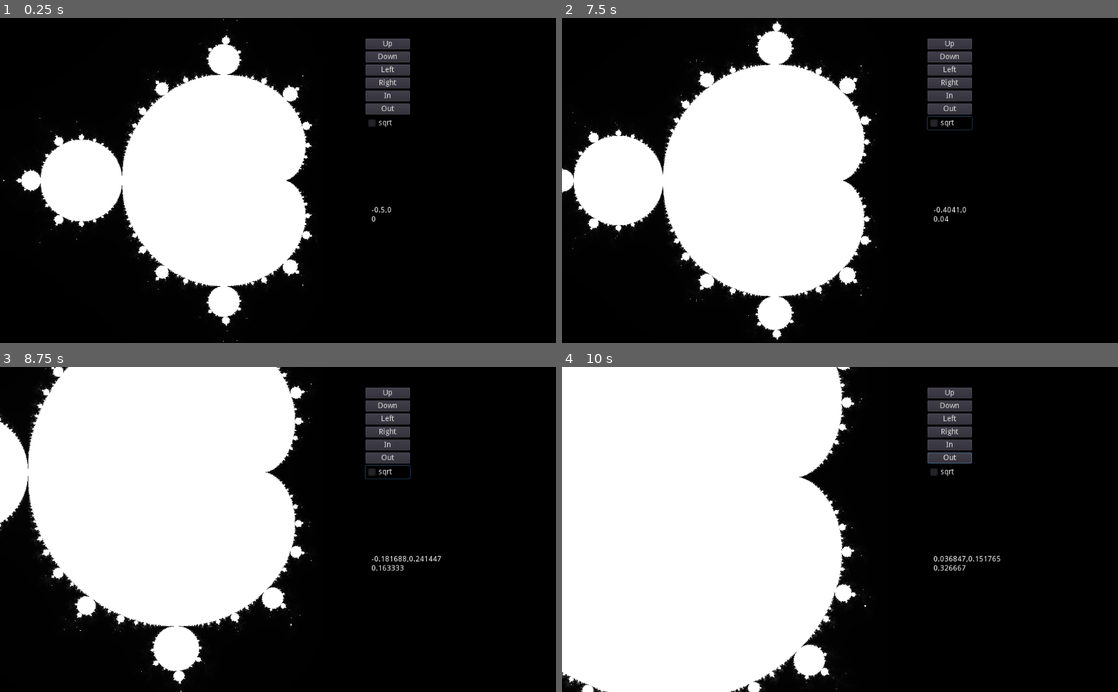
Above: before the commit, frames 1-4 (two rows, left to right).
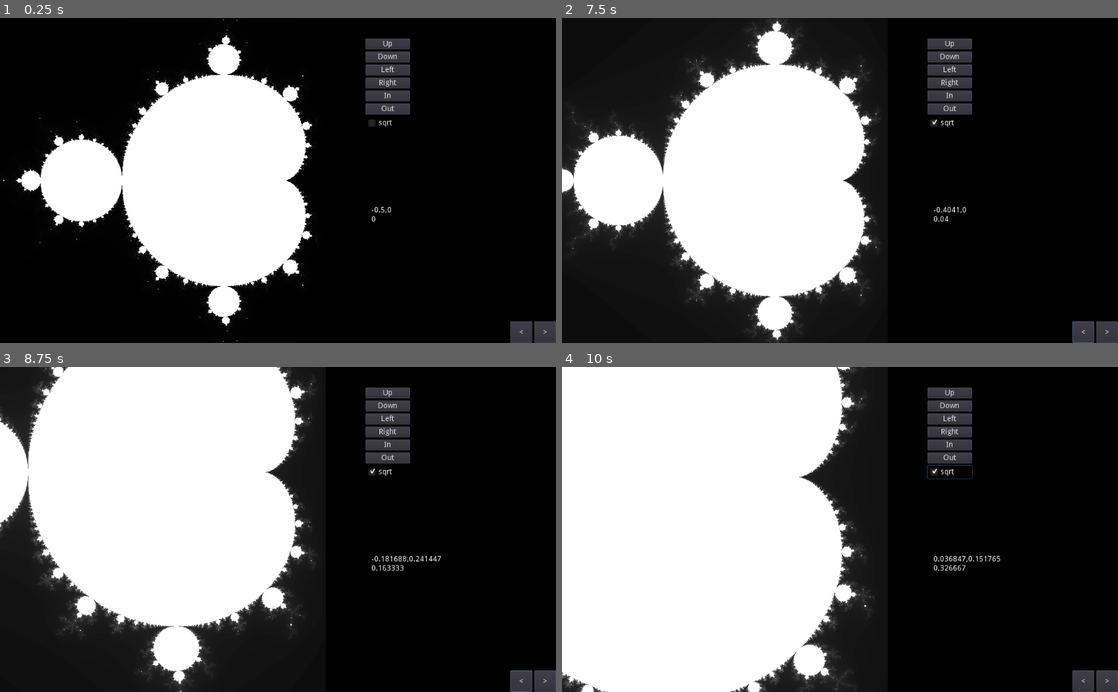
Above: after the commit, the same moments.

Repository: Castux/code-club
Game: Godot game, scene res://Root.tscn
Two runs of this game, one before a commit and one after it. Both use one fixed random seed, a clock stepped at 60 frames per second and the inputs below. Before the commit the project starts from res://Mandelbrot/Mandelbrot.tscn.
Inputs (mouse positions are in pixels of both pictures, inside the frame that each line leads up to):
- Up to frame 1 (0.25 s): no input
- Up to frame 2 (7.5 s): click (1084, 333) at 0.5 s, where only the run after the commit has a clickable "<"; click (1106, 333) at 1.25 s, where only the run after the commit has a clickable ">"; click "Up" at 2 s; click "Down" at 2.75 s; click "Left" at 3.5 s; click "Right" at 4.25 s; click "In" at 5 s; click "Out" at 5.75 s; click "sqrt" at 6.5 s; tap Enter at 7.25 s; hold Right from 7.28 s (still down); hold Q from 7.28 s (still down)
- Up to frame 3 (8.75 s): release Right at 8.03 s; release Q at 8.03 s; hold Down from 8.03 s (still down); tap Q at 8.1 s
- Up to frame 4 (10 s): release Down at 8.78 s; hold Right 8.78-9.53 s; hold Q 8.78-9.53 s; hold Up from 9.53 s (still down); tap Q at 9.6 s

The runs differ from the first frame. In frame 1, 0.5% of the frame differs, in the area x 91-100%, y 93-100%; in frame 2, 7.2%, in the area x 0-100%, y 0-100%; in frame 3, 6.5%; in frame 4, 4.0%.

Commit message:
Root scene changer

Diff:
--- /dev/null
+++ b/shadertoys/Root.gd
@@ -0,0 +1,28 @@
+extends Control
+
+export(Array, PackedScene) var scenes
+
+var currentIndex = 0
+
+# Called when the node enters the scene tree for the first time.
+func _ready():
+	currentIndex = 0
+	set_scene()
+
+func set_scene():
+	var current = get_child(0);
+	remove_child(current)
+
+	var scene = scenes[currentIndex].instance()
+	add_child(scene)
+	move_child(scene, 0)
+
+func _on_Prev_pressed():
+	currentIndex -= 1
+	currentIndex %= scenes.size()
+	set_scene()
+
+func _on_Next_pressed():
+	currentIndex += 1
+	currentIndex %= scenes.size()
+	set_scene()
--- /dev/null
+++ b/shadertoys/Root.tscn
@@ -0,0 +1,40 @@
+[gd_scene load_steps=4 format=2]
+
+[ext_resource path="res://Root.gd" type="Script" id=1]
+[ext_resource path="res://Mandelbrot/Mandelbrot.tscn" type="PackedScene" id=2]
+[ext_resource path="res://Primes/Primes.tscn" type="PackedScene" id=3]
+
+[node name="Root" type="Control"]
+anchor_right = 1.0
+anchor_bottom = 1.0
+script = ExtResource( 1 )
+scenes = [ ExtResource( 2 ), ExtResource( 3 ) ]
+
+[node name="DummyScene" type="Node" parent="."]
+
+[node name="HBoxContainer" type="HBoxContainer" parent="."]
+anchor_left = 1.0
+anchor_top = 1.0
+anchor_right = 1.0
+anchor_bottom = 1.0
+margin_left = -97.0
+margin_top = -40.0
+alignment = 2
+
+[node name="Prev" type="Button" parent="HBoxContainer"]
+margin_left = 13.0
+margin_right = 53.0
+margin_bottom = 40.0
+rect_min_size = Vector2( 40, 0 )
+action_mode = 0
+text = "<"
+
+[node name="Next" type="Button" parent="HBoxContainer"]
+margin_left = 57.0
+margin_right = 97.0
+margin_bottom = 40.0
+rect_min_size = Vector2( 40, 0 )
+text = ">"
+
+[connection signal="pressed" from="HBoxContainer/Prev" to="." method="_on_Prev_pressed"]
+[connection signal="pressed" from="HBoxContainer/Next" to="." method="_on_Next_pressed"]
--- a/shadertoys/project.godot
+++ b/shadertoys/project.godot
@@ -16,7 +16,7 @@
 [application]
 
 config/name="shadertoys"
-run/main_scene="res://Mandelbrot/Mandelbrot.tscn"
+run/main_scene="res://Root.tscn"
 
 [display]
 
